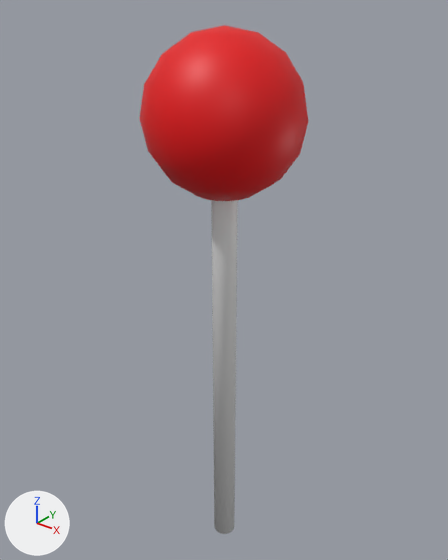
What one commit did to the OBJ model Game/Resources/Model/weapon.obj.
One viewpoint serves both versions: a 50 mm camera at (1.4, -1.75, 2.94) aimed at (-0.05, 0.06, 1.82). Arrows for +X, +Y and +Z are at lower left; the lights stay in place. Where no turn or scale is listed for an object, it has been applied to the vertices.

The first picture shows '円柱'.
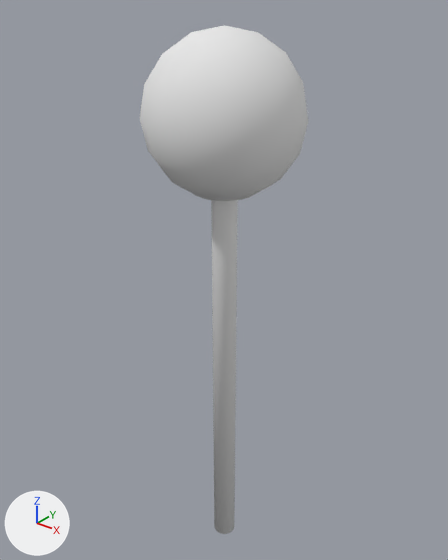
The newer file is also turned or shifted as a whole; pictures and numbers use the older file's frame.

What changed in the scene script:
```text
Change mat_ball:
    mat_ball.base_color: (0.8, 0.0, 0.00204) -> (0.8, 0.8, 0.8)  # red #e70007 -> white #e7e7e7
    mat_ball.roughness: 0.5 -> 1.0
```

Where the change shows, as pixel boxes (x1, y1, x2, y2) in the pictures (448 x 560 px):
'円柱', surface changed, recoloured (red to white): (140, 25, 308, 204) in both
